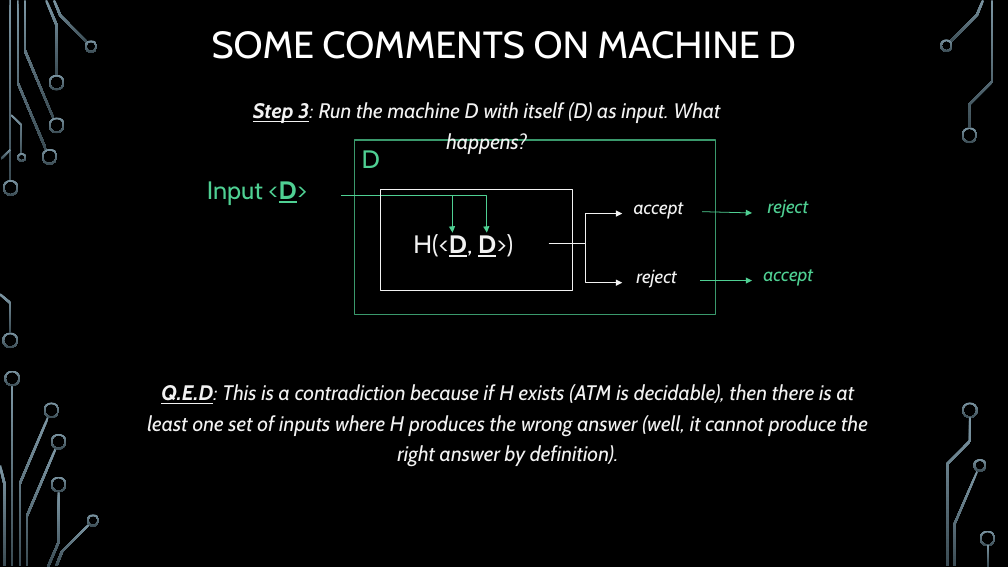
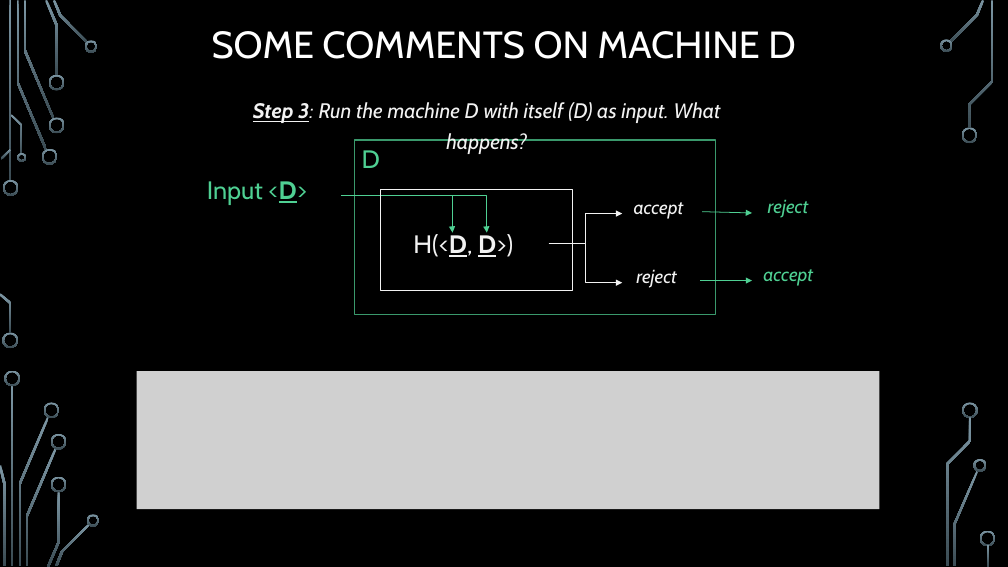
Before and after one commit to markfloryan/dmt2, a slide deck: slide 20 of slides/04-DecidableLanguages.pptx. Drawn at 1008x567 pixels with LibreOffice and Linux fonts; fonts in the diff are those of the drawing; grey boxes stand for pictures; background and template pictures are left out. Boxes give left, top, right and bottom in pixels: in the first picture for what was removed or moved away, otherwise in the second. Text is boxed around its words. In the diff, an @@ line names an element or a change of style, - is before the commit and + after.

```diff
--- a/slides/04-DecidableLanguages.pptx
+++ b/slides/04-DecidableLanguages.pptx
@@ picture added at (137,371,880,510) @@
@@ text removed at (147,384,868,467) @@
-Q.E.D: This is a contradiction because if H exists (ATM is decidable), then there is at least one set of inputs where H produces the wrong answer (well, it cannot produce the right answer by definition).
```
Also in this commit, not shown: 1 other slide changed, 3 other files.
